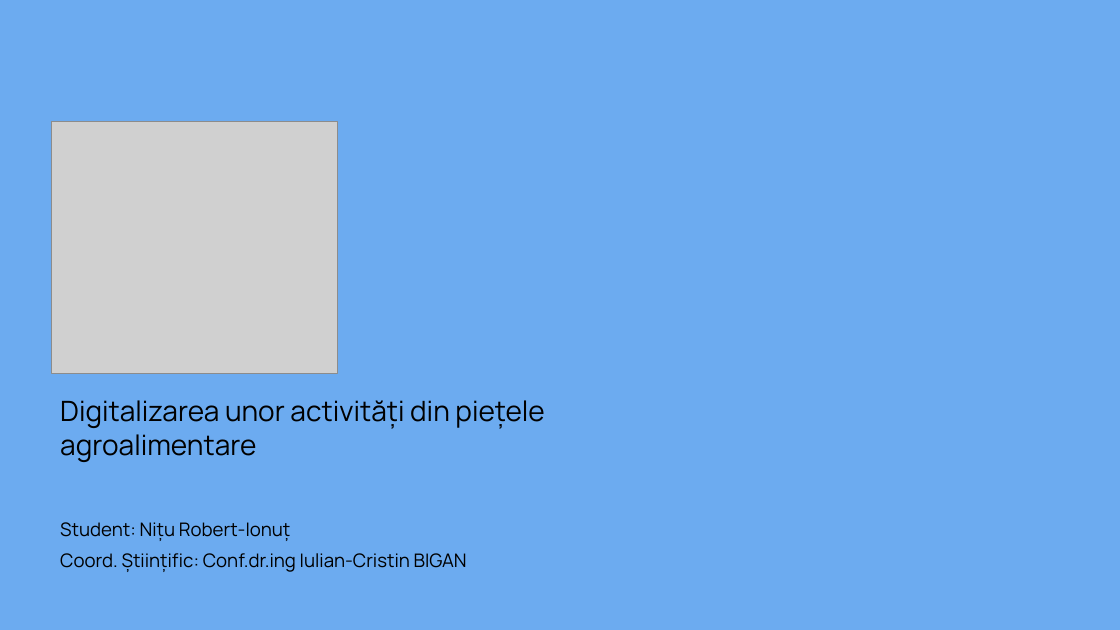
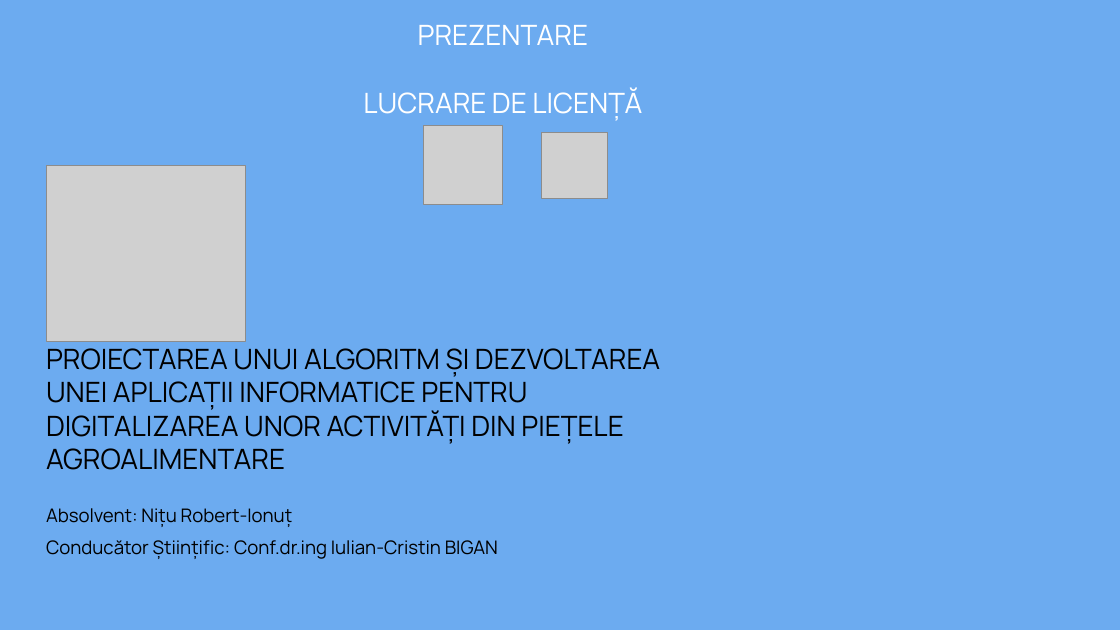
Before and after one commit to robertnitu02/proiect-diploma, a slide deck: slide 1 of word/prezentare.pptx. Drawn at 1120x630 pixels with LibreOffice and Linux fonts; fonts in the diff are those of the drawing; grey boxes stand for pictures; background and template pictures are left out. Boxes give left, top, right and bottom in pixels: in the first picture for what was removed or moved away, otherwise in the second. Text is boxed around its words. In the diff, an @@ line names an element or a change of style, - is before the commit and + after.

Commit message:
Wip

```diff
--- a/word/prezentare.pptx
+++ b/word/prezentare.pptx
@@ text added at bbox=[363, 25, 642, 120], 24 pt, text #FFFFFF @@
+PREZENTARE
+LUCRARE DE LICENȚĂ
@@ picture removed at bbox=[52, 122, 338, 374] @@
@@ picture added at bbox=[424, 126, 503, 205] @@
@@ picture added at bbox=[541, 132, 607, 198] @@
@@ picture added at bbox=[46, 166, 245, 341] @@
@@ subtitle at bbox=[46, 348, 660, 470]: text changed @@
-Digitalizarea unor activități din piețele agroalimentare
+PROIECTAREA UNUI ALGORITM ȘI DEZVOLTAREA UNEI APLICAȚII INFORMATICE PENTRU DIGITALIZAREA UNOR ACTIVITĂȚI DIN PIEȚELE AGROALIMENTARE
@@ text at bbox=[46, 508, 498, 559]: text changed @@
-Student: Nițu Robert-Ionuț
-Coord. Științific: Conf.dr.ing Iulian-Cristin BIGAN
+Absolvent: Nițu Robert-Ionuț
+Conducător Științific: Conf.dr.ing Iulian-Cristin BIGAN
```
Also in this commit, not shown: 9 other slides changed, 2 slides added, 1 slide removed.
